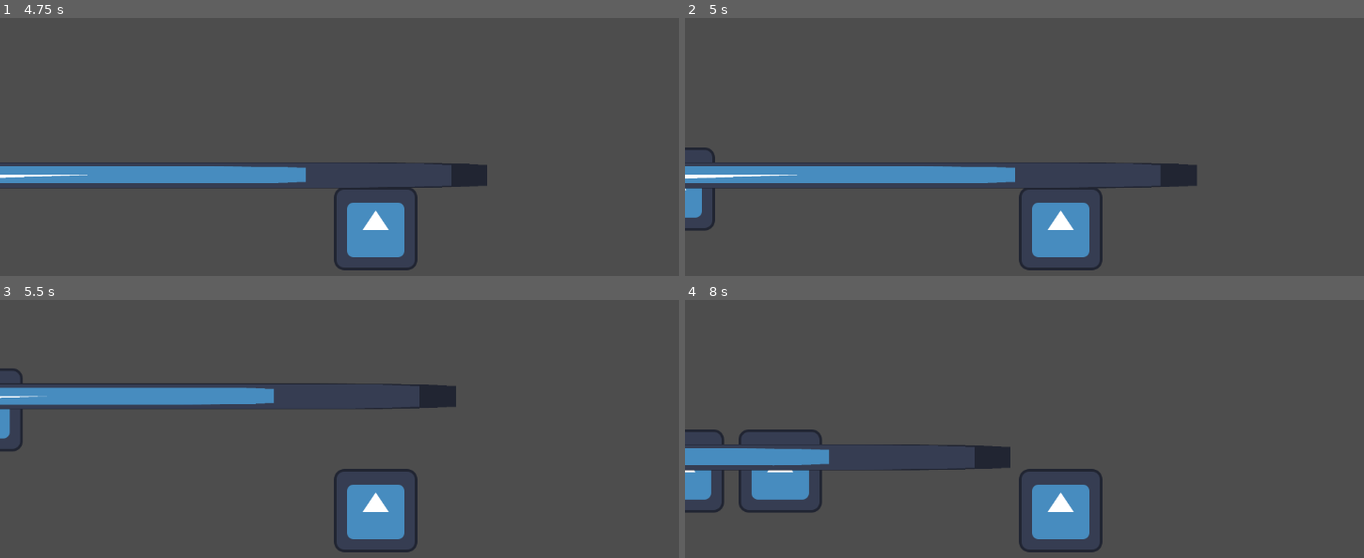
Above: before the commit, frames 1-4 (two rows, left to right).
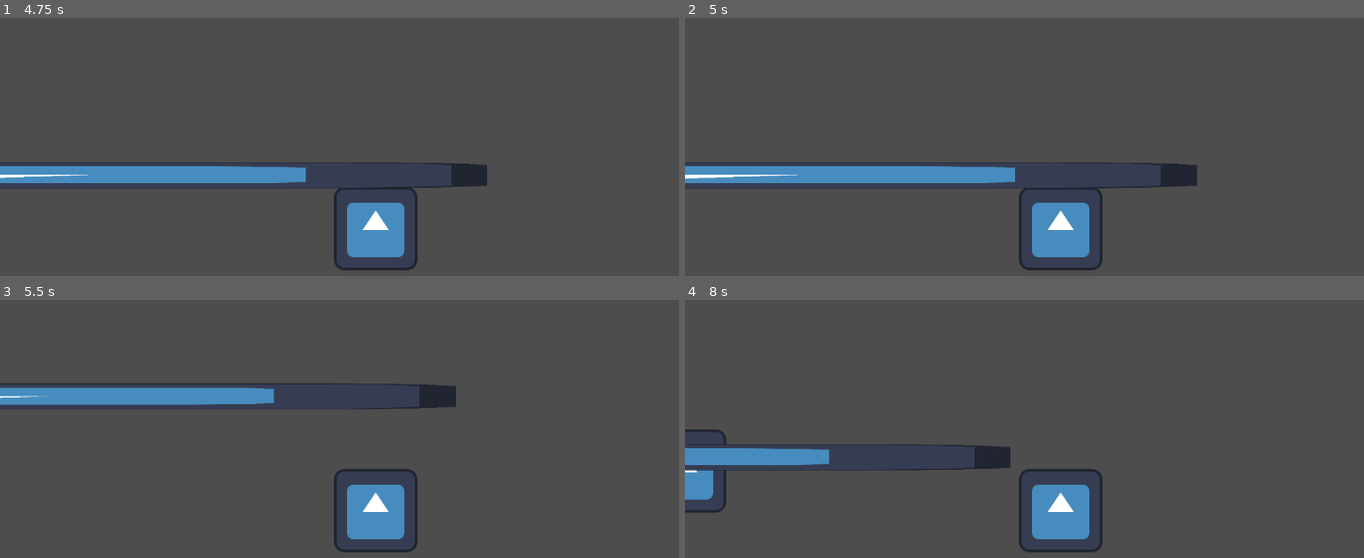
Above: after the commit, the same moments.

Repository: azulws/gamejam
Game: Godot game, scene res://escenas/mundo.tscn
Two runs of this game, one before a commit and one after it. Both use one fixed random seed, a clock stepped at 60 frames per second and the inputs below. The engine's default icon, where the game draws it, is replaced by a stand-in: a white triangle on a blue panel in a dark square.
Inputs:
- Up to frame 1 (4.75 s): tap Enter at 0.5, 4.25 s; hold W (arriba) 0.53-1.28 s; hold D (der) 0.53-1.28 s; hold S (abajo) 1.28-2.03 s; tap D (der) at 1.35, 2.85, 4.35 s; hold D (der) 2.03-2.78 s; hold W (arriba) 2.03-3.53 s; tap Space at 3.5 s; hold D (der) 3.53-4.28 s; hold A (izq) from 3.53 s (still down)
- Up to frame 2 (5 s): keep holding A (izq)
- Up to frame 3 (5.5 s): release A (izq) at 5.03 s; hold S (abajo) from 5.03 s (still down); hold D (der) from 5.03 s (still down)
- Up to frame 4 (8 s): release S (abajo) at 5.78 s; release D (der) at 5.78 s; hold W (arriba) from 5.78 s (still down); tap D (der) at 5.85, 7.35 s; hold D (der) 6.53-7.28 s

Frame 1 is identical in both runs. In frame 2, 0.5% of the frame differs, in the area x 0-5%, y 50-83%; in frame 3, 0.3%; in frame 4, 1.6%, in the area x 1-21%, y 50-83%.

Commit message:
spawner de enemigos aleatorio

Diff:
--- a/gamejam/escenas/enemy.tscn
+++ b/gamejam/escenas/enemy.tscn
@@ -17,10 +17,6 @@
 position = Vector2(-0.75, 0)
 shape = SubResource("RectangleShape2D_c2oow")
 
-[node name="RayCast2D" type="RayCast2D" parent="."]
-target_position = Vector2(150, 0)
-collision_mask = 3
-
 [node name="Area2D" type="Area2D" parent="."]
 collision_mask = 2
 
--- a/gamejam/escenas/enemy_spawner.tscn
+++ b/gamejam/escenas/enemy_spawner.tscn
@@ -6,7 +6,6 @@
 script = ExtResource("1_23b78")
 
 [node name="Timer" type="Timer" parent="."]
-wait_time = 0.5
 autostart = true
 
 [connection signal="timeout" from="Timer" to="." method="_on_timer_timeout"]
--- a/gamejam/escenas/enemy_straight.tscn
+++ b/gamejam/escenas/enemy_straight.tscn
@@ -17,10 +17,6 @@
 position = Vector2(-0.75, 0)
 shape = SubResource("RectangleShape2D_c2oow")
 
-[node name="RayCast2D" type="RayCast2D" parent="."]
-target_position = Vector2(150, 0)
-collision_mask = 3
-
 [node name="Area2D" type="Area2D" parent="."]
 collision_mask = 2
 
--- a/gamejam/escenas/enemy_zigzag.tscn
+++ b/gamejam/escenas/enemy_zigzag.tscn
@@ -17,10 +17,6 @@
 position = Vector2(-0.75, 0)
 shape = SubResource("RectangleShape2D_c2oow")
 
-[node name="RayCast2D" type="RayCast2D" parent="."]
-target_position = Vector2(150, 0)
-collision_mask = 3
-
 [node name="Area2D" type="Area2D" parent="."]
 collision_mask = 2
 
